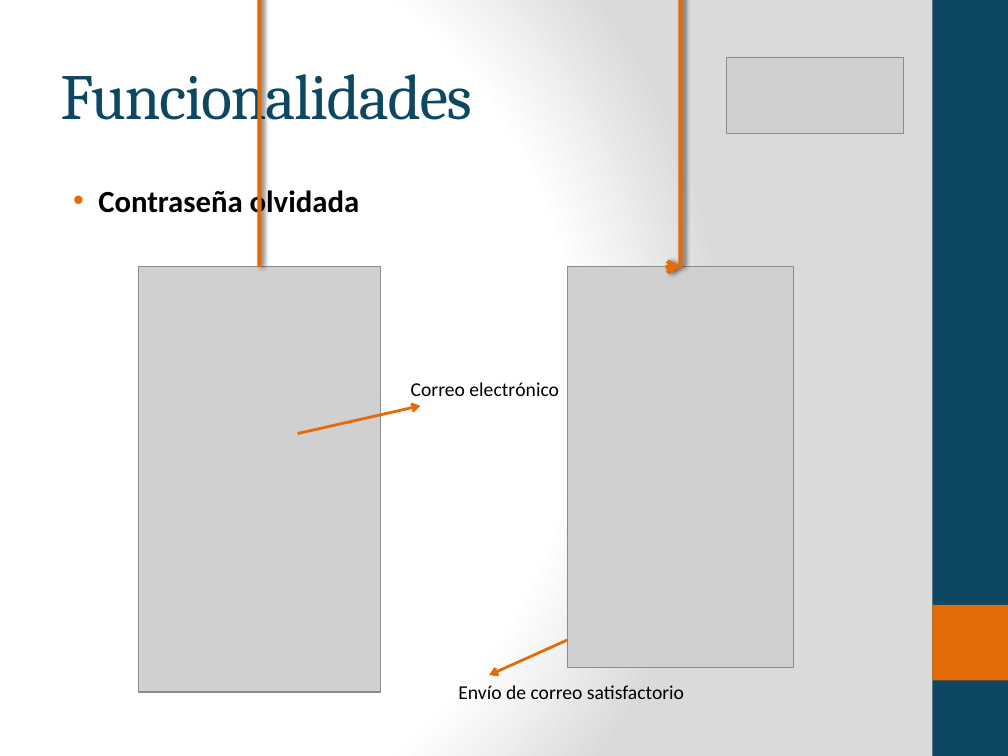
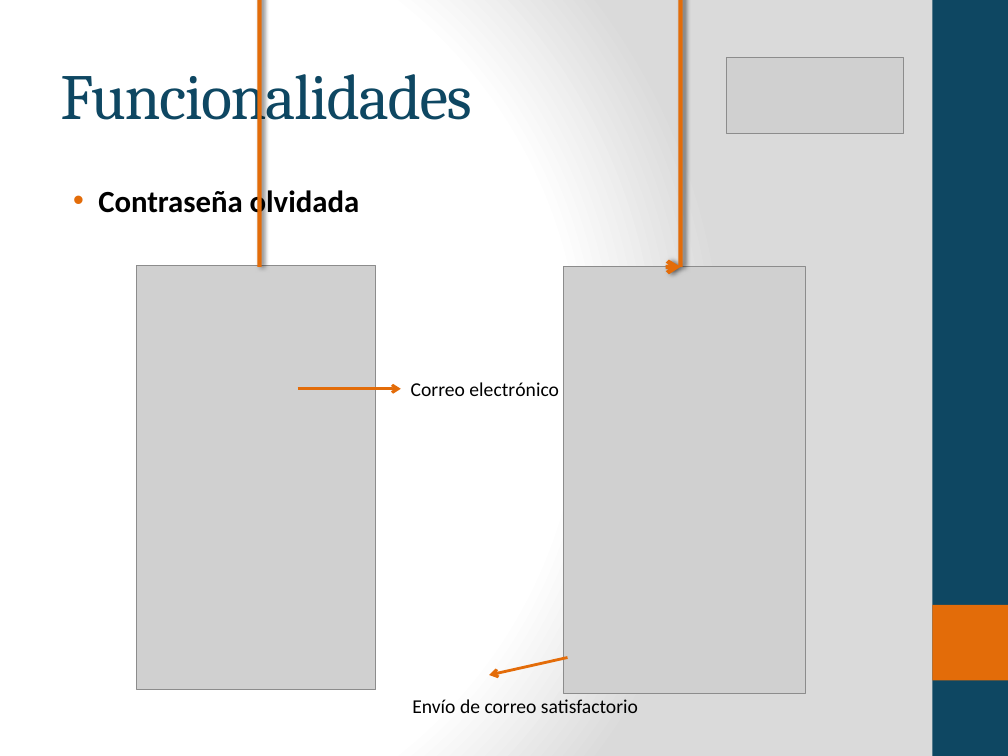
Before and after one commit to byfeedbackfan/feedbackfanApp, a slide deck: slide 11 of docs/presentacion/presentacion producto final Pasantias.pptx. Drawn at 1008x756 pixels with LibreOffice and Linux fonts; fonts in the diff are those of the drawing; grey boxes stand for pictures. Boxes give left, top, right and bottom in pixels: in the first picture for what was removed or moved away, otherwise in the second. Text is boxed around its words. In the diff, an @@ line names an element or a change of style, - is before the commit and + after.

```diff
--- a/docs/presentacion/presentacion producto final Pasantias.pptx
+++ b/docs/presentacion/presentacion producto final Pasantias.pptx
@@ picture: place and size @@
-picture at box(139, 267, 381, 692)
+picture at box(137, 265, 376, 689)
@@ picture: place and size @@
-picture at box(568, 267, 793, 667)
+picture at box(563, 267, 805, 694)
@@ arrow moved from (297, 433) - (420, 406) to (297, 389) - (401, 389) @@
@@ arrow moved from (568, 640) - (489, 675) to (568, 657) - (489, 675) @@
@@ text "Envío de correo satisfactorio": place and size @@
-text "Envío de correo satisfactorio" at box(458, 685, 684, 699)
+text "Envío de correo satisfactorio" at box(412, 699, 638, 713)
```
Also in this commit, not shown: 7 other slides changed, 1 slide removed, 6 other files.
